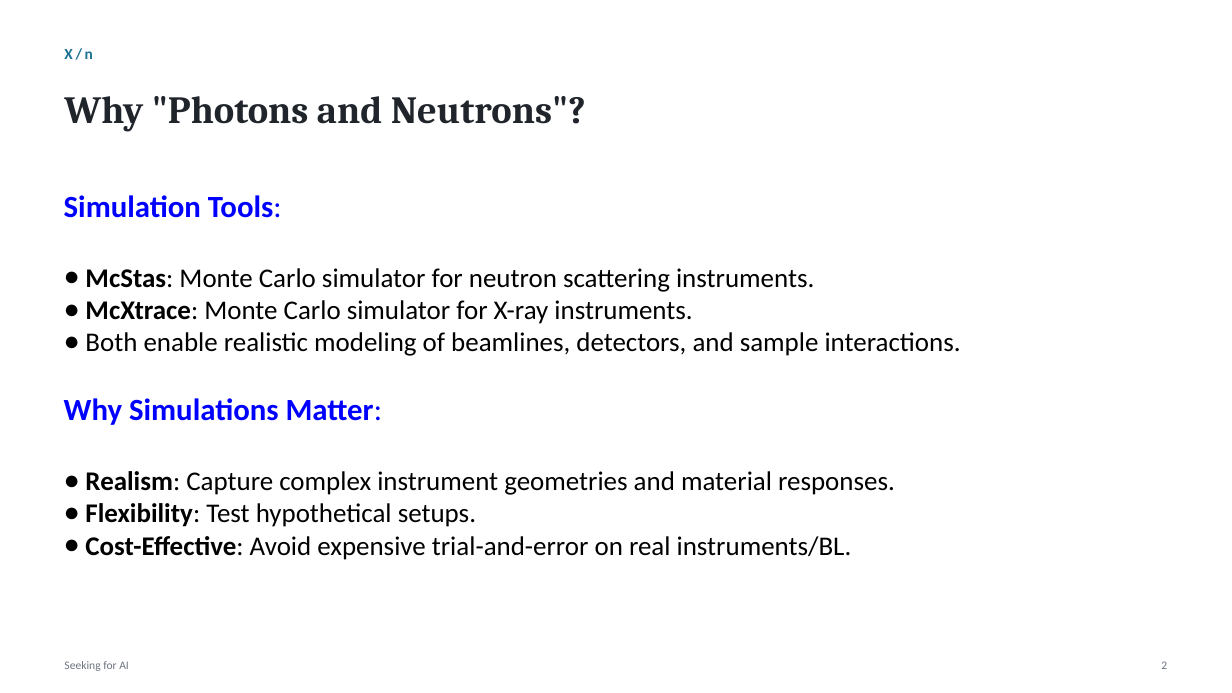
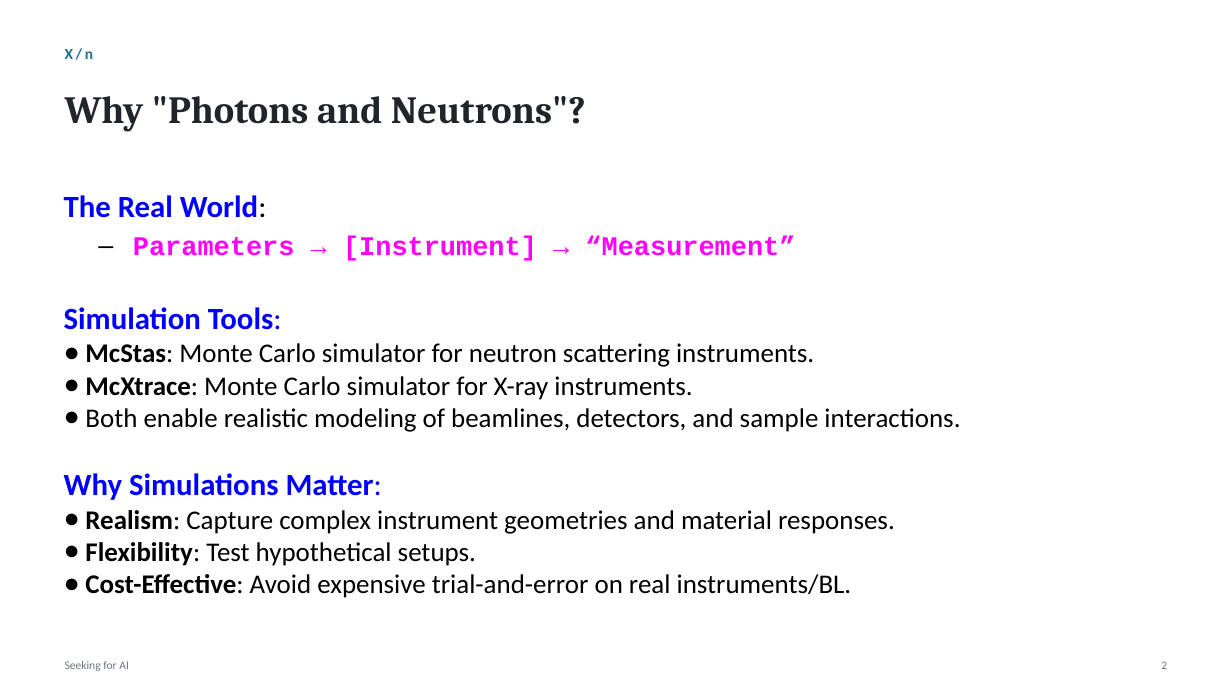
Before and after one commit to mccode-dev/PaNRAID, a slide deck: slide 4 of 21_September_Monday/02_Seeking_for_AI/02_Seeking_for_AI.pptx. Drawn at 1232x693 pixels with LibreOffice and Linux fonts; fonts in the diff are those of the drawing; background and template pictures are left out. Boxes give left, top, right and bottom in pixels: in the first picture for what was removed or moved away, otherwise in the second. Text is boxed around its words. In the diff, an @@ line names an element or a change of style, - is before the commit and + after.

```diff
--- a/21_September_Monday/02_Seeking_for_AI/02_Seeking_for_AI.pptx
+++ b/21_September_Monday/02_Seeking_for_AI/02_Seeking_for_AI.pptx
@@ text at (64,195,795,261): paragraphs added @@
+The Real World:
+  – Parameters → [Instrument] → “Measurement”
```
Also in this commit, not shown: 6 other slides changed, 2 other files.
